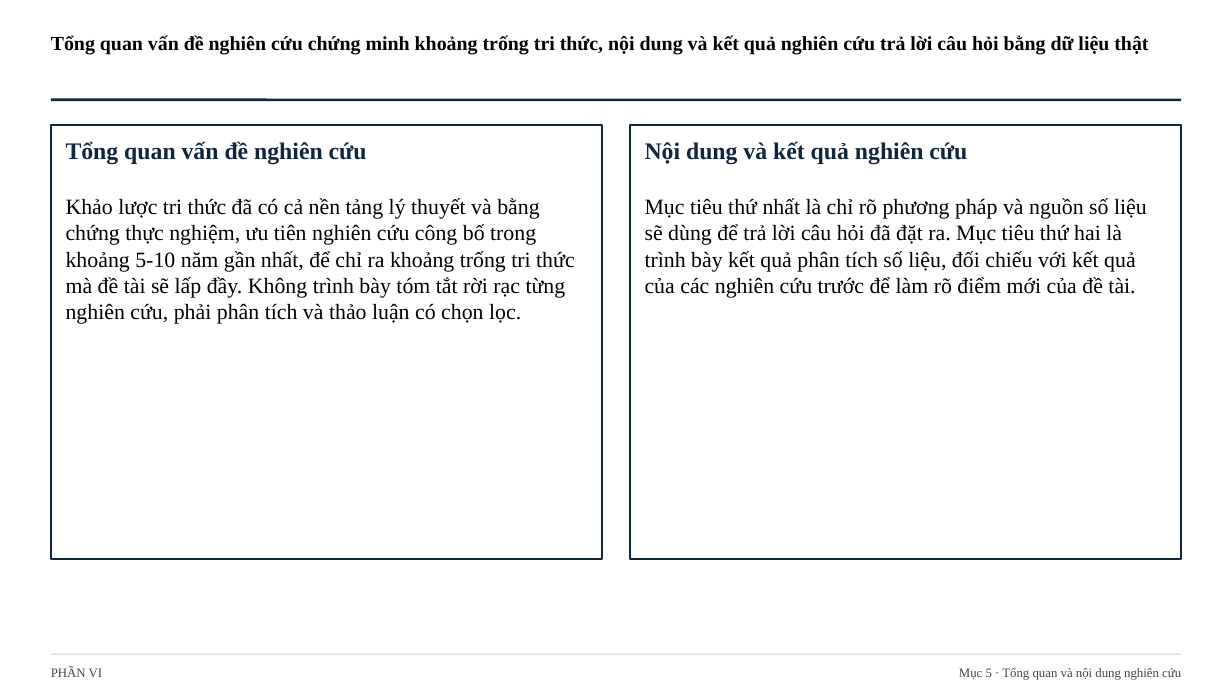
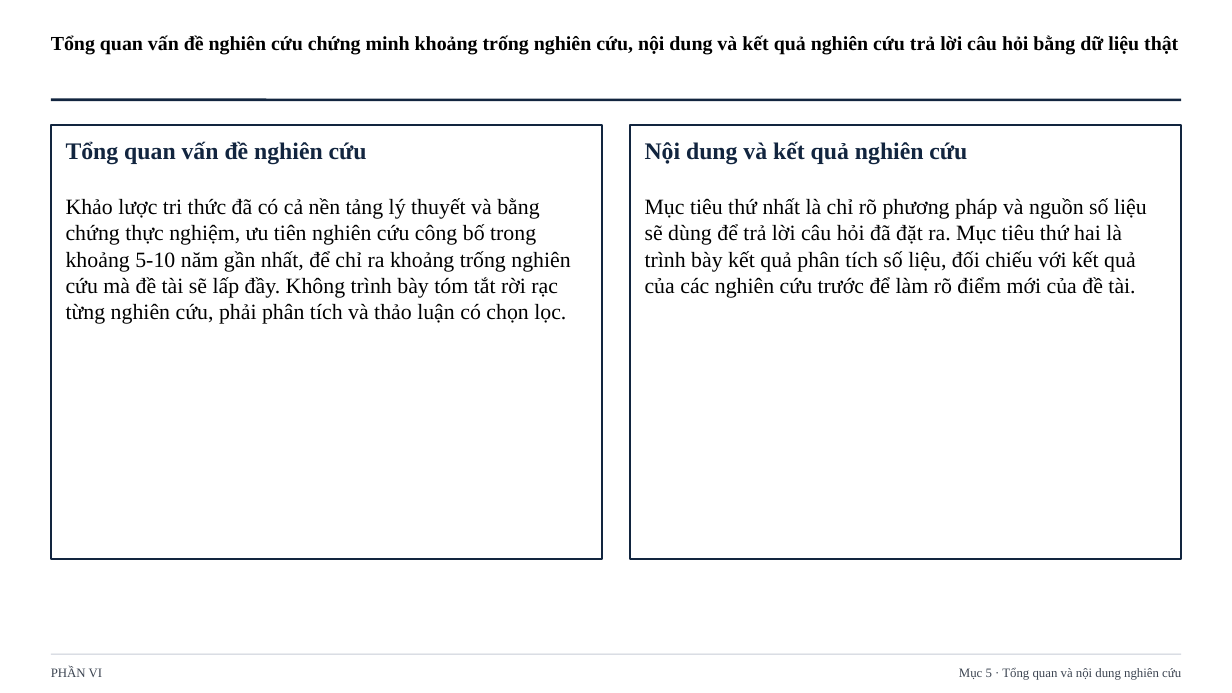
Before and after one commit to johnneinadlerr0353-bot/sachhuongdan, a slide deck: slide 48 of Core_Slide_1_HD1_da_dieu_chinh.pptx. Drawn at 1232x693 pixels with LibreOffice and Linux fonts; fonts in the diff are those of the drawing. Boxes give left, top, right and bottom in pixels: in the first picture for what was removed or moved away, otherwise in the second. Text is boxed around its words. In the diff, an @@ line names an element or a change of style, - is before the commit and + after.

```diff
--- a/Core_Slide_1_HD1_da_dieu_chinh.pptx
+++ b/Core_Slide_1_HD1_da_dieu_chinh.pptx
@@ text at box(51, 35, 1178, 55): text changed @@
-Tổng quan vấn đề nghiên cứu chứng minh khoảng trống tri thức, nội dung và kết quả nghiên cứu trả lời câu hỏi bằng dữ liệu thật
+Tổng quan vấn đề nghiên cứu chứng minh khoảng trống nghiên cứu, nội dung và kết quả nghiên cứu trả lời câu hỏi bằng dữ liệu thật
@@ text at box(66, 141, 570, 324): text changed @@
-Tổng quan vấn đề nghiên cứu
-Khảo lược tri thức đã có cả nền tảng lý thuyết và bằng chứng thực nghiệm, ưu tiên nghiên cứu công bố trong khoảng 5-10 năm gần nhất, để chỉ ra khoảng trống tri thức mà đề tài sẽ lấp đầy. Không trình bày tóm tắt rời rạc từng nghiên cứu, phải phân tích và thảo luận có chọn lọc.
+Tổng quan vấn đề nghiên cứu
+Khảo lược tri thức đã có cả nền tảng lý thuyết và bằng chứng thực nghiệm, ưu tiên nghiên cứu công bố trong khoảng 5-10 năm gần nhất, để chỉ ra khoảng trống nghiên cứu mà đề tài sẽ lấp đầy. Không trình bày tóm tắt rời rạc từng nghiên cứu, phải phân tích và thảo luận có chọn lọc.
```
Also in this commit, not shown: 7 other slides changed, 1 other file.
